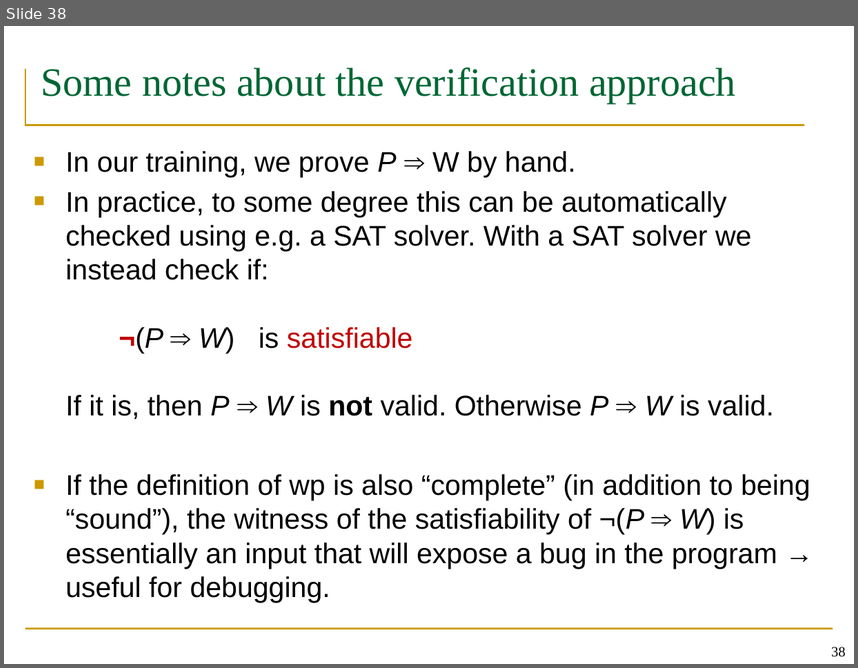
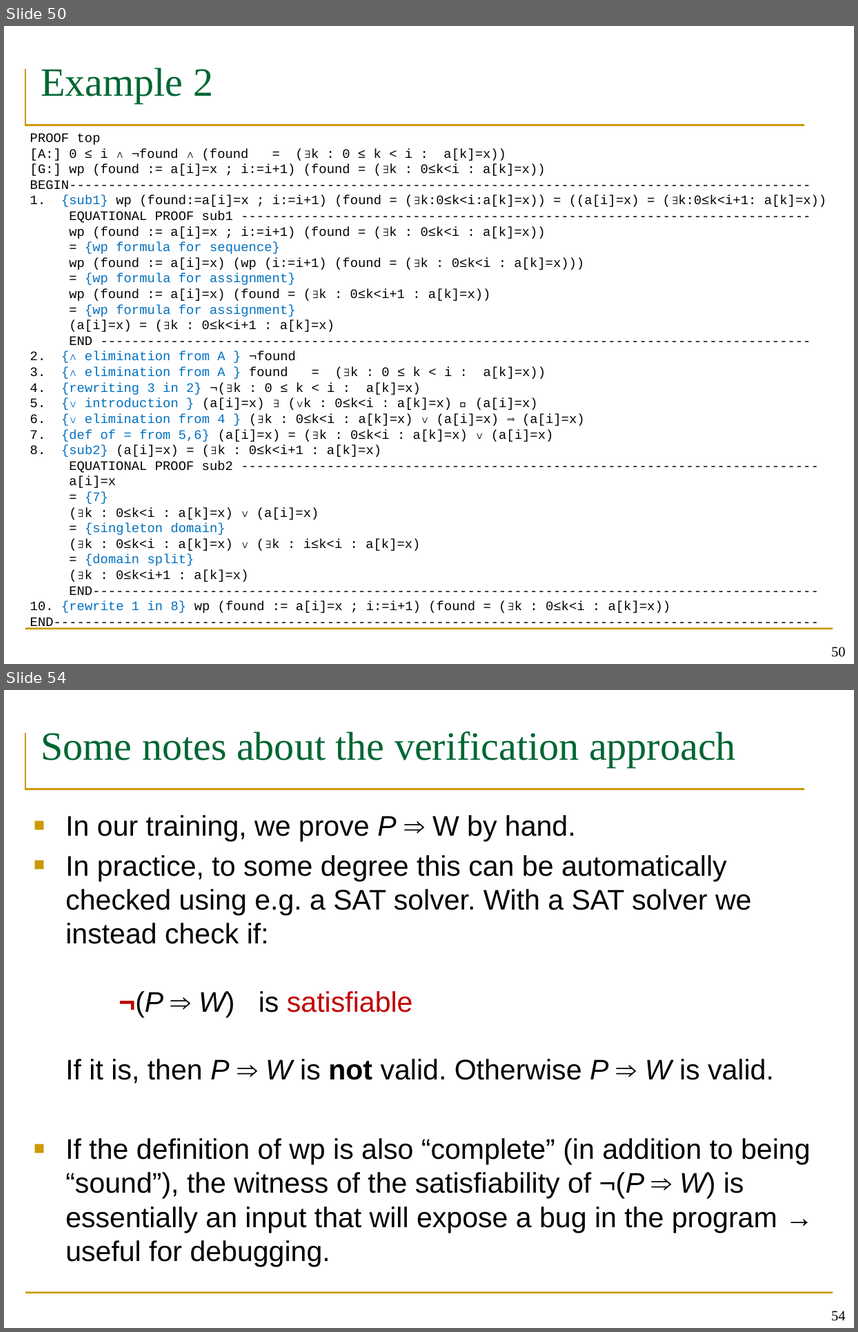
Before and after one commit to wooshrow/b3stv, a slide deck: slides/week-22-paige.pptx. Shown one above the other, each under a label of ours: slide 38 before the commit, slides 50 and 54 after it; the slides between them are not shown. The pictures are 858x668 and 858x1332 pixels, drawn with LibreOffice and Linux fonts; fonts in the diff are those of the drawing. Boxes give left, top, right and bottom in pixels: in the first picture for what was removed or moved away, otherwise in the second. Text is boxed around its words. In the diff, an @@ line names an element or a change of style, - is before the commit and + after.

```diff
--- a/slides/week-22-paige.pptx
+++ b/slides/week-22-paige.pptx
@@ slide 50 added at <box>4,26,854,664</box>, background #FFFFFF; not listed: 2 template elements that a slide beside it also shows @@
@@ title added at <box>41,67,213,103</box>, 34 pt, text #006633 @@
+Example 2
@@ text added at <box>30,133,827,629</box>, 11 pt, text #000000 @@
+PROOF top
+[A:] 0 ≤ i ∧ ¬found ∧ (found = (∃k : 0 ≤ k < i : a[k]=x))
+[G:] wp (found := a[i]=x ; i:=i+1) (found = (∃k : 0≤k<i : a[k]=x))
+BEGIN-----------------------------------------------------------------------------------------------
+1. {sub1} wp (found:=a[i]=x ; i:=i+1) (found = (∃k:0≤k<i:a[k]=x)) = ((a[i]=x) = (∃k:0≤k<i+1: a[k]=x))
+EQUATIONAL PROOF sub1 -------------------------------------------------------------------------
+wp (found := a[i]=x ; i:=i+1) (found = (∃k : 0≤k<i : a[k]=x))
+= {wp formula for sequence}
+wp (found := a[i]=x) (wp (i:=i+1) (found = (∃k : 0≤k<i : a[k]=x)))
+= {wp formula for assignment}
+wp (found := a[i]=x) (found = (∃k : 0≤k<i+1 : a[k]=x))
+= {wp formula for assignment}
+(a[i]=x) = (∃k : 0≤k<i+1 : a[k]=x)
+END -------------------------------------------------------------------------------------------
+2. {∧ elimination from A } ¬found
+3. {∧ elimination from A } found = (∃k : 0 ≤ k < i : a[k]=x))
+4. {rewriting 3 in 2} ¬(∃k : 0 ≤ k < i : a[k]=x)
+5. {∨ introduction } (a[i]=x) ⟹ (∃k : 0≤k<i : a[k]=x) ∨ (a[i]=x)
+6. {∨ elimination from 4 } (∃k : 0≤k<i : a[k]=x) ∨ (a[i]=x) ⟹ (a[i]=x)
+7. {def of = from 5,6} (a[i]=x) = (∃k : 0≤k<i : a[k]=x) ∨ (a[i]=x)
+8. {sub2} (a[i]=x) = (∃k : 0≤k<i+1 : a[k]=x)
+EQUATIONAL PROOF sub2 --------------------------------------------------------------------------
+a[i]=x
+= {7}
+(∃k : 0≤k<i : a[k]=x) ∨ (a[i]=x)
+= {singleton domain}
+(∃k : 0≤k<i : a[k]=x) ∨ (∃k : i≤k<i : a[k]=x)
+= {domain split}
+(∃k : 0≤k<i+1 : a[k]=x)
+END---------------------------------------------------------------------------------------------
+10. {rewrite 1 in 8} wp (found := a[i]=x ; i:=i+1) (found = (∃k : 0≤k<i : a[k]=x))
+END--------------------------------------------------------------------------------------------------
@@ page number added at <box>831,646,845,657</box>, 12 pt, text #000000 @@
+50
@@ what was slide 38 is now slide 54 @@
@@ page number at <box>831,1310,845,1321</box>: text changed @@
-38
+54
```
Also in this commit, not shown: 7 slides changed, 17 other slides added, 1 other file.
